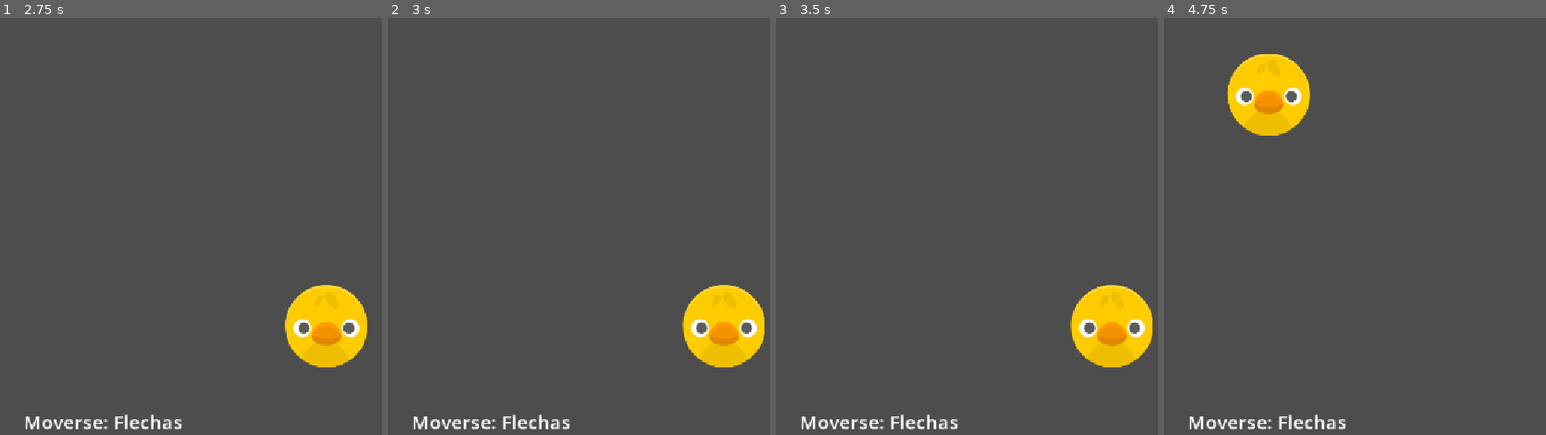
Above: before the commit, frames 1-4 (left to right).
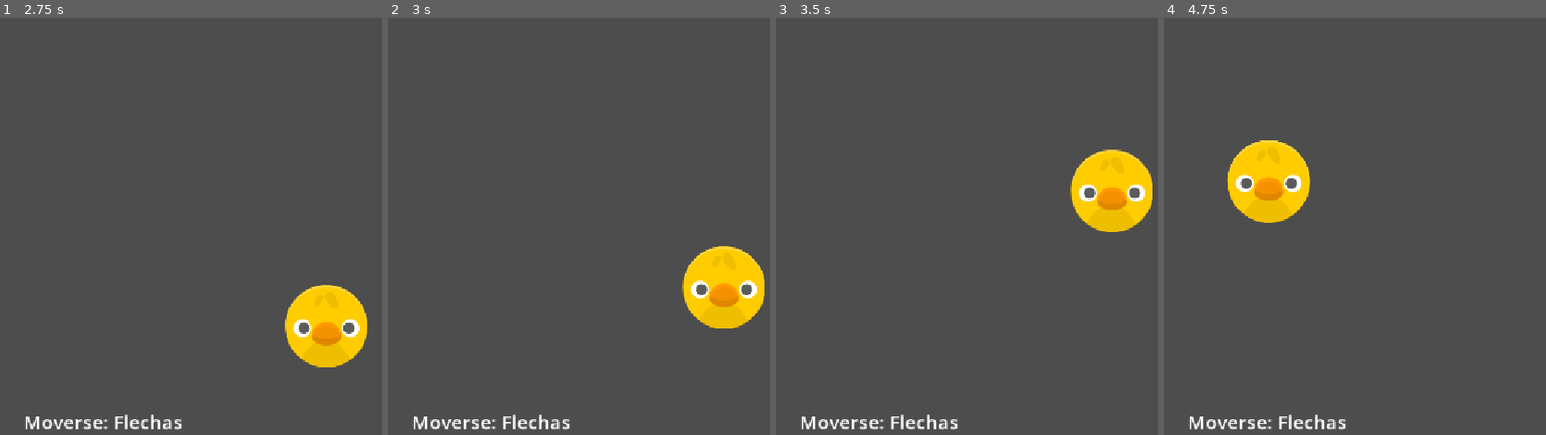
Above: after the commit, the same moments.

Repository: iabadie/godot-ejemplo-ci-cd
Game: Godot game, scene res://scenes/world.tscn
The game is run twice, just before and just after one commit, with the same random seed, the same clock (stepped at 60 frames per second) and the same inputs.
Inputs:
- Up to frame 1 (2.75 s): tap Enter at 0.5 s; hold Right (ui_right) 0.53-1.28 s; hold Down (ui_down) 1.28-2.03 s; hold Right (ui_right) from 2.03 s (still down)
- Up to frame 2 (3 s): release Right (ui_right) at 2.78 s; hold Up (ui_up) from 2.78 s (still down)
- Up to frame 3 (3.5 s): keep holding Up (ui_up)
- Up to frame 4 (4.75 s): release Up (ui_up) at 3.53 s; hold Left (ui_left) from 3.53 s (still down)

Frame 1 is identical in both runs. In frame 2, 4.3% of the frame differs, in the area x 76-99%, y 54-84%; in frame 3, 6.6%, in the area x 76-99%, y 31-84%; in frame 4, 6.6%.

Commit message:
fix: forced error

Diff:
--- a/scenes/player/player.gd
+++ b/scenes/player/player.gd
@@ -7,7 +7,7 @@
 
 func _physics_process(delta: float) -> void:
 	var direction_x := Input.get_axis("ui_left", "ui_right")
-	var direction_y := Input.get_axis("ui_left", "ui_down")
+	var direction_y := Input.get_axis("ui_up", "ui_down")
 	if direction_x:
 		velocity.x = direction_x * SPEED
 	else:
